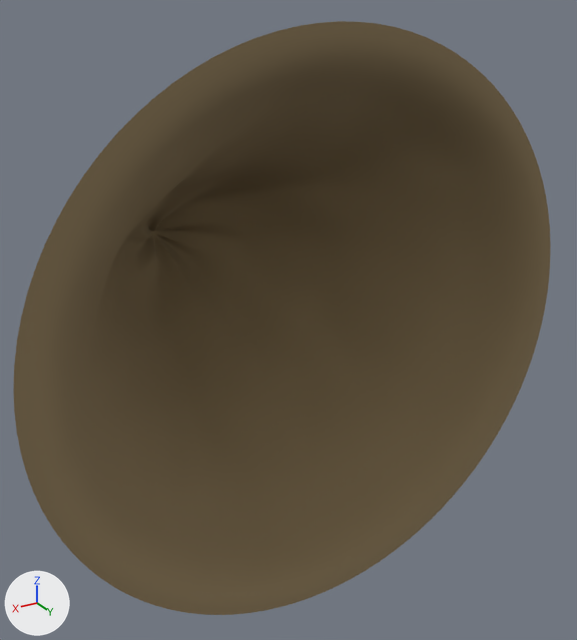
The glTF model public/models/terrain/hill-v2.glb, before and after one commit.
Rendered twice from a 50 mm camera at (1.327, 1.947, 1.114) aimed at (-0.144, -0.504, -0.112). Every picture has the same lights, and +X, +Y and +Z are marked at lower left. The older version comes first.

The first picture shows 'hill_v2'.
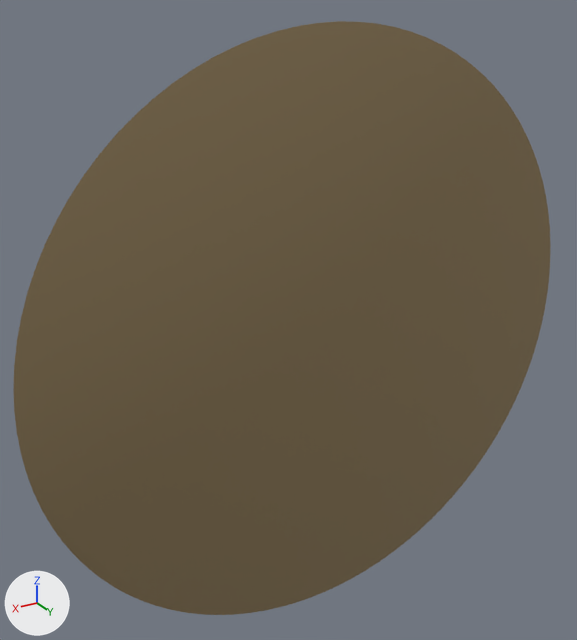
Patch to the scene script:
```diff
--- a/public/models/terrain/hill-v2.glb.py
+++ b/public/models/terrain/hill-v2.glb.py
@@ me_mesh_0 @@
 # used by ob_hill_v2; location = (0.0, 0.0, 0.0)
-me_mesh_0.from_pydata(...)  # 2881 vertices, 5664 faces; spans x -1.0..1.0, y -1.51..0.0, z -1.0..1.0
+me_mesh_0.from_pydata(...)  # 2882 vertices, 5760 faces; spans x -1.0..1.0, y -1.51..0.22, z -1.0..1.0
+# me_mesh_0 part 1
+# 1 vertex is added at (0.0, 0.22, 0.0)
+# 96 new faces join them
 me_mesh_0.materials.append(mat_material_0)
```

Pixel boxes [x1, y1, x2, y2] of what changed, in the pictures (577 x 640 px):
part 1 of me_mesh_0, added (brown): after [13, 21, 551, 615]
